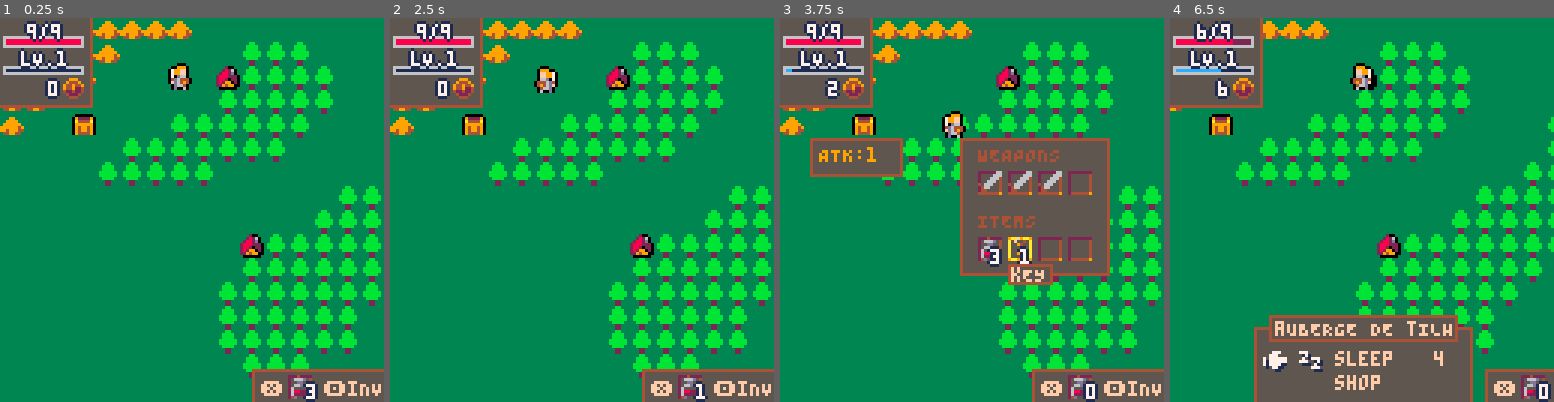
Above: before the commit, frames 1-4 (left to right).
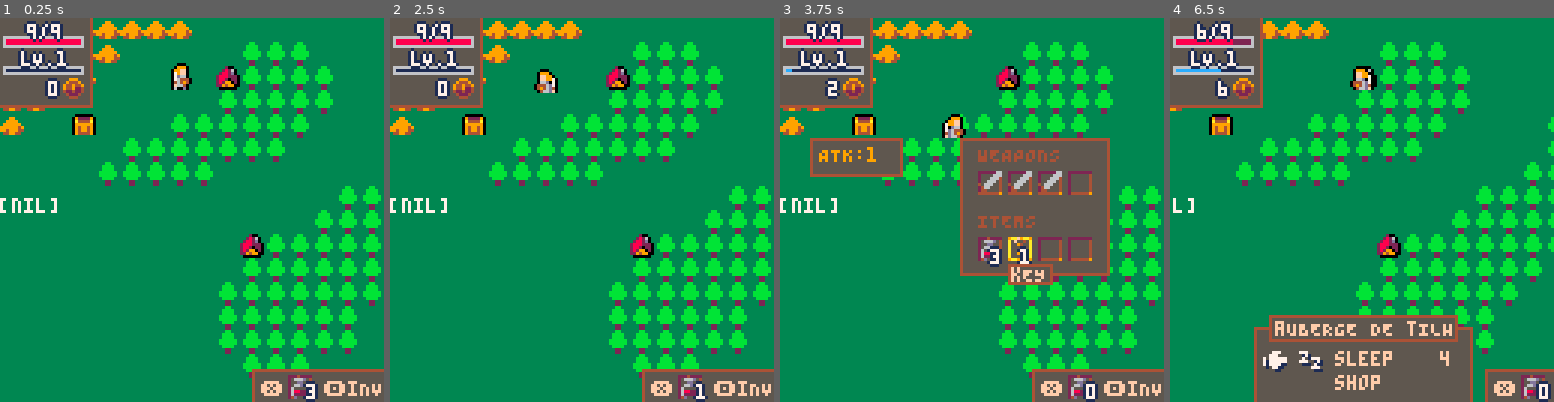
Above: after the commit, the same moments.

Repository: aureliendossantos/tinytale-pico-8
Game: PICO-8 cartridge tinytale.p8
The game is run twice, just before and just after one commit, with the same random seed, the same clock (stepped at 60 frames per second) and the same inputs.
Inputs:
- Up to frame 1 (0.25 s): no input
- Up to frame 2 (2.5 s): tap O (Z key) at 0.33, 0.7, 1.43, 2.22 s; tap X (X key) at 1.07, 2.07, 2.4 s; hold Left 1.97-2.37 s; hold Down from 2.42 s (still down)
- Up to frame 3 (3.75 s): tap X (X key) every 0.33 s from 2.73 to 3.73 s; release Down at 2.82 s; hold Right 2.87-3.53 s; tap O (Z key) at 3.1 s; hold Up from 3.58 s (still down)
- Up to frame 4 (6.5 s): tap O (Z key) at 3.98, 4.87, 5.75 s; tap X (X key) every 0.33 s from 4.07 to 6.4 s; release Up at 4.08 s; hold Right 4.13-4.53 s; hold Down 4.58-5.08 s; hold Left 5.13-5.8 s; hold Up 5.85-6.18 s; hold Left from 6.23 s (still down)

The runs differ from the first frame. In frame 1, 0.4% of the frame differs, in the area x 0-49%, y 12-51%; in frame 2, 0.5%, in the area x 0-44%, y 12-51%; in frame 3, 0.5%; in frame 4, 0.4%.

Commit message:
gold in chest, player animation

Diff:
--- a/database.lua
+++ b/database.lua
@@ -14,6 +14,8 @@
     level = 1,
     gold = 0
 }
+
+idle_previous_frame, tick, frame = true, 0, 1
 
 --evolution curves
 --base that will be altered by equipment
@@ -40,7 +42,7 @@
 }
 
 chests = {
-    x3y4 = {"potion", 3}
+    x3y4 = {"potion", 3, "key", 2, "gold", 40}
 }
 
 items = {
--- a/hud.lua
+++ b/hud.lua
@@ -52,7 +52,7 @@
     if inventory_corner then
         inv_corner_x = max(84, inv_corner_x - 2)
         inv_corner_y = max(117, inv_corner_y - 2)
-        if btn_x_held > 0 and btn_x_held < 20 then
+        if can_use_item_shortcut and btn_x_held > 0 and btn_x_held < 15 then
             if items.potion.posessed > 0 then
                 items.potion.effect()
                 items.potion.posessed -= 1
--- a/player.lua
+++ b/player.lua
@@ -18,7 +18,7 @@
     p.hp = mid(0, p.hp, p.hp_max)
 end
 
-function player_movement()
+function update_player_movement()
     newx, newy = p.x, p.y
     local dirx, diry = {-1, 1, 0, 0}, {0, 0, -1, 1}
     for i=1,4 do
@@ -53,5 +53,21 @@
 end
 
 function draw_player()
-    outlined_spr(16, p.x*8 + p.ox, p.y*8 + p.oy, 1, 1, p.flip)
+    sprites = {21, 22, 23, 24}
+
+    if (p.busy) idle_previous_frame = false
+
+    tick = (tick + 1) % 6 --change sprite every 4 frames
+    if tick == 0 then
+        if idle_previous_frame then
+            --if the player hasn't moved for more than a frame
+            frame = 1
+        else
+            frame = frame % #sprites + 1
+        end
+    end
+    outlined_spr(enemy and 25 or sprites[frame], p.x*8 + p.ox, p.y*8 + p.oy, 1, 1, p.flip)
+    print(idle_timer, 0, 60, 7)
+
+    if (not p.busy) idle_previous_frame = true
 end
--- a/scene_map.lua
+++ b/scene_map.lua
@@ -20,7 +20,7 @@
         open_chest(p.x, p.y)
         items.key.posessed -= 1
     end
-    if (not p.busy) player_movement()
+    if (not p.busy) update_player_movement()
     update_terrain_number()
     if not steps_goal_set or terrain_changed then
         new_steps_goal()
@@ -37,10 +37,47 @@
 
 function open_chest(x, y)
     mset(x, y, 6)
-    local chest = chests["x"..x.."y"..y]
-    for i = 1, #chest, 2 do
-        local item = chest[i]
-        items[item].posessed += chest[i+1]
+    current_chest = chests["x"..x.."y"..y]
+    _upd = update_chest_popup
+end
+
+function update_chest_popup()
+    if btnp_x and btn_x_timer == 1 then
+        for i = 1, #current_chest, 2 do
+            local item = current_chest[i]
+            if item == "gold" then
+                p.gold += current_chest[i+1]
+            else
+                items[item].posessed += current_chest[i+1]
+            end
+        end
+        current_chest = nil
+        can_use_item_shortcut = false --so potion is not used immediately after
+        _upd = update_map
+    end
+end
+
+function draw_chest_popup()
+    if current_chest then
+        local x, y = 40, 60
+        window(x, y, x+50, y+46)
+        x += 5
+        y += 4
+        for i = 1, #current_chest, 2 do
+            local item = {}
+            if current_chest[i] == "gold" then
+                item = {spr = 34, name = "gOLD"}
+            else
+                item = items[current_chest[i]]
+            end
+            local amount = current_chest[i+1]
+            spr(item.spr, x, y)
+            y += 1
+            print(item.name, x+12, y, 15)
+            print_align_right(amount, x+43, y, 15)
+            y += 9
+        end
+        print("❎ take", x+6, y+3)
     end
 end
 
@@ -98,6 +135,7 @@
     camera()
     draw_hud()
     draw_chest_bubble()
+    draw_chest_popup()
     draw_inventory()
     draw_town()
 end
--- a/tinytale.p8
+++ b/tinytale.p8
@@ -26,22 +26,22 @@
 007007003333333333bbbb3399499944282990200949949009499490000000000000000000000000000000000000000000000000000000007177771101110711
 00000000333333333332233334499443229499000944449009444490000000000000000000000000000000000000000000000000000000000107711000007770
 00000000333333333332233333333333300000033333333333333333000000000000000000000000000000000000000000000000000000000000110000000111
-00099900000000000011006000000000000000000000000000000000000000000000000000000000000000000000000000000000000000000000000000000000
-0799ff00000000000133106000000000000000000000000000000000000000000000000000000000000000000000000000000000000000000000000000000000
-0799ff00000000000133104000000000000000000000000000000000000000000000000000000000000000000000000000000000000000000000000000000000
-070d6600000cc0000011313100000000000000000000000000000000000000000000000000000000000000000000000000000000000000000000000000000000
-04d644400007c7000001331000000000000000000000000000000000000000000000000000000000000000000000000000000000000000000000000000000000
-0fd6494000cccc000013310000000000000000000000000000000000000000000000000000000000000000000000000000000000000000000000000000000000
-00d664000cccccc00133331000000000000000000000000000000000000000000000000000000000000000000000000000000000000000000000000000000000
-00d00600000000000131113100000000000000000000000000000000000000000000000000000000000000000000000000000000000000000000000000000000
-00042000000f900000999000222222229aaaaaa90000000000000000000000000000000000000000000000000000000000000000000000000000000000000000
-00666d0000f004000944490025555554a555555a0000000000000000000000000000000000000000000000000000000000000000000000000000000000000000
-000dd000000940009449449025555554a555555a0000000000000000000000000000000000000000000000000000000000000000000000000000000000000000
-0066dd00000090009449224025555554a555555a0000000000000000000000000000000000000000000000000000000000000000000000000000000000000000
-060000d0000090004224224025555554a555555a0000000000000000000000000000000000000000000000000000000000000000000000000000000000000000
-068822d0000940000422240025555554a555555a0000000000000000000000000000000000000000000000000000000000000000000000000000000000000000
-06222250000090000044400025555554a555555a0000000000000000000000000000000000000000000000000000000000000000000000000000000000000000
-00d555000009400000000000244444499aaaaaa90000000000000000000000000000000000000000000000000000000000000000000000000000000000000000
+00099900000000000011006000000000000000000009990000000000000999000000000000000000000000000000000000000000000000000000000000000000
+0799ff00000000000133106000000000000000000799ff00000999000099ff000009990000099900000000000000000000000000000000000000000000000000
+0799ff00000000000133104000000000000000000799ff000079ff000079ff000099ff000099ff00000000000000000000000000000000000000000000000000
+070d6600000cc000001131310000000000000000070d66000079ff00007d66000799ff000099ff00000000000000000000000000000000000000000000000000
+04d644400007c70000013310000000000000000004d64440007d660000764440070d6600000d6600000000000000000000000000000000000000000000000000
+0fd6494000cccc000013310000000000000000000fd64940004644400046494007d6444000df4777000000000000000000000000000000000000000000000000
+00d664000cccccc001333310000000000000000000d6640000f6494000f6640004d6494000d66640000000000000000000000000000000000000000000000000
+00d006000000000001311131000000000000000000d0060000d6640000600d000fd6640000d00600000000000000000000000000000000000000000000000000
+00042000000f900000999000222222229aaaaaa98881111188888811888888880000000000000000000000000000000000000000000000000000000000000000
+00666d0000f004000944490025555554a555555a8881111188888811888888880000000000000000000000000000000000000000000000000000000000000000
+000dd000000940009449449025555554a555555a8881111188888811888888880000000000000000000000000000000000000000000000000000000000000000
+0066dd00000090009449224025555554a555555a8881111188888811888888880000000000000000000000000000000000000000000000000000000000000000
+060000d0000090004224224025555554a555555a8881111188888811888888880000000000000000000000000000000000000000000000000000000000000000
+068822d0000940000422240025555554a555555a8881111188888811888888880000000000000000000000000000000000000000000000000000000000000000
+06222250000090000044400025555554a555555a8881111188888811888888880000000000000000000000000000000000000000000000000000000000000000
+00d555000009400000000000244444499aaaaaa98881111188888811888888880000000000000000000000000000000000000000000000000000000000000000
 00000066000777770000777000000000000000000000000000000000000000000000000000000000000000000000000000000000000000000000000000000000
 00000666000777700007777000000000000000000000000000000000000000000000000000000000000000000000000000000000000000000000000000000000
 00006660007770000077700000000000000000000000000000000000000000000000000000000000000000000000000000000000000000000000000000000000
--- a/tools.lua
+++ b/tools.lua
@@ -101,6 +101,10 @@
     end
 end
 
+function print_align_right(text, x, y, col)
+    print(text, x - 4 * #tostr(text), y, col)
+end
+
 function update_buttons()
     --buttons aliases
     btn_up,btn_left,btn_down,btn_right=btn(⬆️),btn(⬅️),btn(⬇️),btn(➡️)
@@ -112,4 +116,10 @@
         btn_x_held = btn_x_timer
         btn_x_timer = 0
     end
+    --when you press x to exit a menu, can_use_item_shortcut is set
+    --to false to avoid using the potion immediately after.
+    --the potion can be used again at the next key press:
+    if btn_x_timer == 0 and btn_x_held == 0 then
+        can_use_item_shortcut = true
+    end
 end
--- a/towns.lua
+++ b/towns.lua
@@ -72,7 +72,7 @@
             if (index == i) draw_cursor(x, y)
             if (choice.spr) spr(choice.spr, x + 12, y)
             print(choice.name, x + 24, y + 1)
-            if (choice.price) print(choice.price, x+57, y+1)
+            if (choice.price) print_align_right(choice.price, x+63, y+1, 15)
             y+=8
         end
     end
